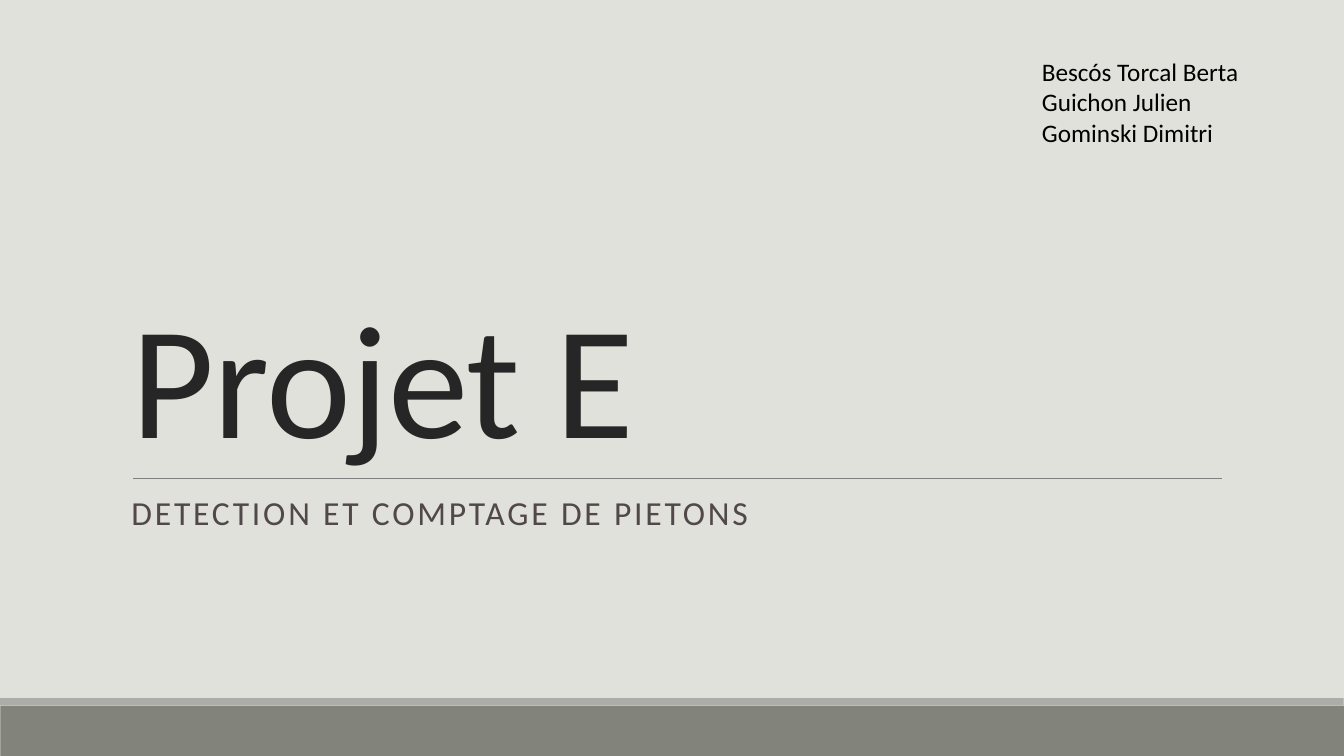
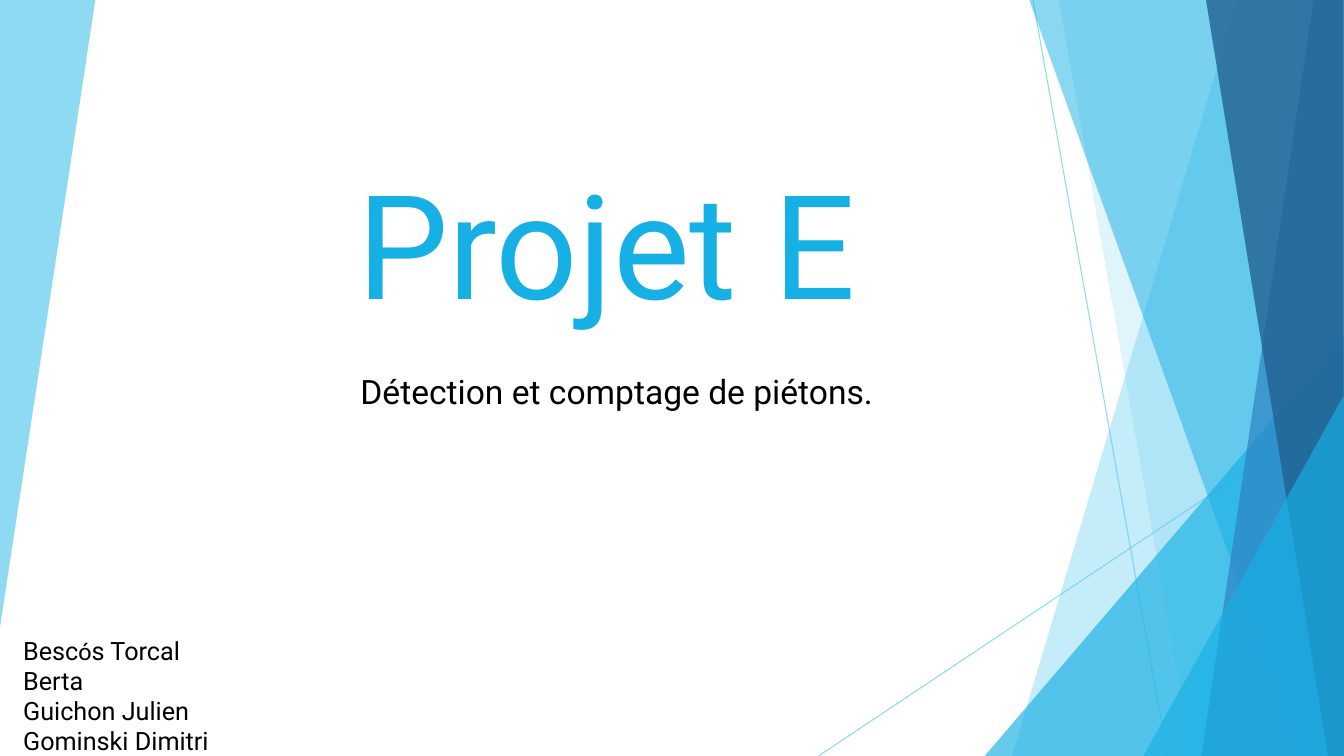
Before and after one commit to DGominski/ProjetE-ComptagePersonnes, a slide deck: slide 1 of Presentation/Projet E.pptx. Drawn at 1344x756 pixels with LibreOffice and Linux fonts; fonts in the diff are those of the drawing. Boxes give left, top, right and bottom in pixels: in the first picture for what was removed or moved away, otherwise in the second. Text is boxed around its words. In the diff, an @@ line names an element or a change of style, - is before the commit and + after.

```diff
--- a/Presentation/Projet E.pptx
+++ b/Presentation/Projet E.pptx
@@ background #E1E1DB to #FFFFFF @@
@@ title "Projet E": place and size @@
-title "Projet E" at <box>131,327,635,466</box>
+title "Projet E" at <box>357,194,855,330</box>
@@ title "Projet E" at <box>357,194,855,330</box>: size 115 to 103.5 pt, font Calibri to Roboto, text colour #262626 to #17B0E4, letter spacing -0.5 to 0 pt, letter outline none to #000000 0.75 pt; alignment left to right; line spacing 0.85 to 1 @@
@@ subtitle at <box>360,378,872,411</box>: text changed; font Calibri to Roboto; text colour #514949 to #000000 @@
-DETECTION ET COMPTAGE DE PIETONS
+Détection et comptage de piétons.
@@ group added at <box>0,0,1344,756</box>: 6 freeform shapes, 2 lines, 2 triangles @@
@@ line removed from (133, 479) to (1222, 479) @@
@@ text "Bescós Torcal Berta Guichon Julien ...": place and size @@
-text "Bescós Torcal Berta Guichon Julien ..." at <box>1042,63,1238,142</box>
+text "Bescós Torcal Berta Guichon Julien ..." at <box>23,641,209,751</box>
@@ text "Bescós Torcal Berta Guichon Julien ..." at <box>23,641,209,751</box>: font Calibri to Roboto @@
@@ rectangle removed at <box>0,706,1344,756</box> @@
@@ rectangle removed at <box>0,699,1344,706</box> @@
```
Also in this commit, not shown: 3 other slides changed, 7 slides added, 17 other files.
